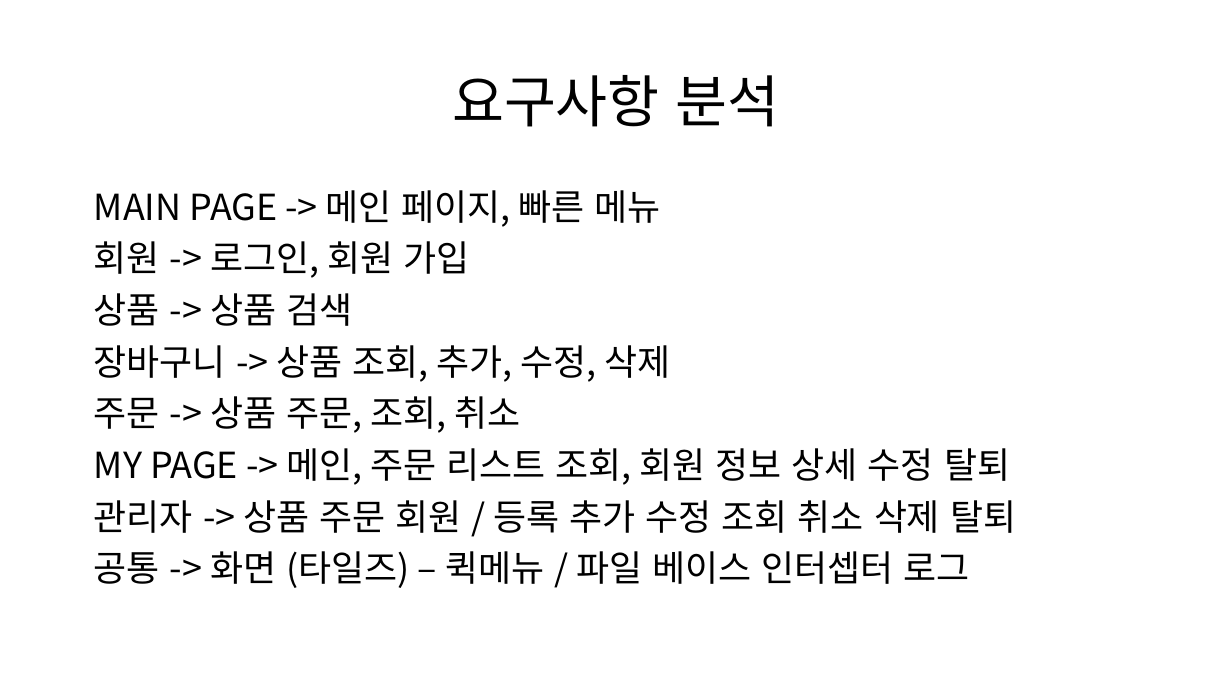
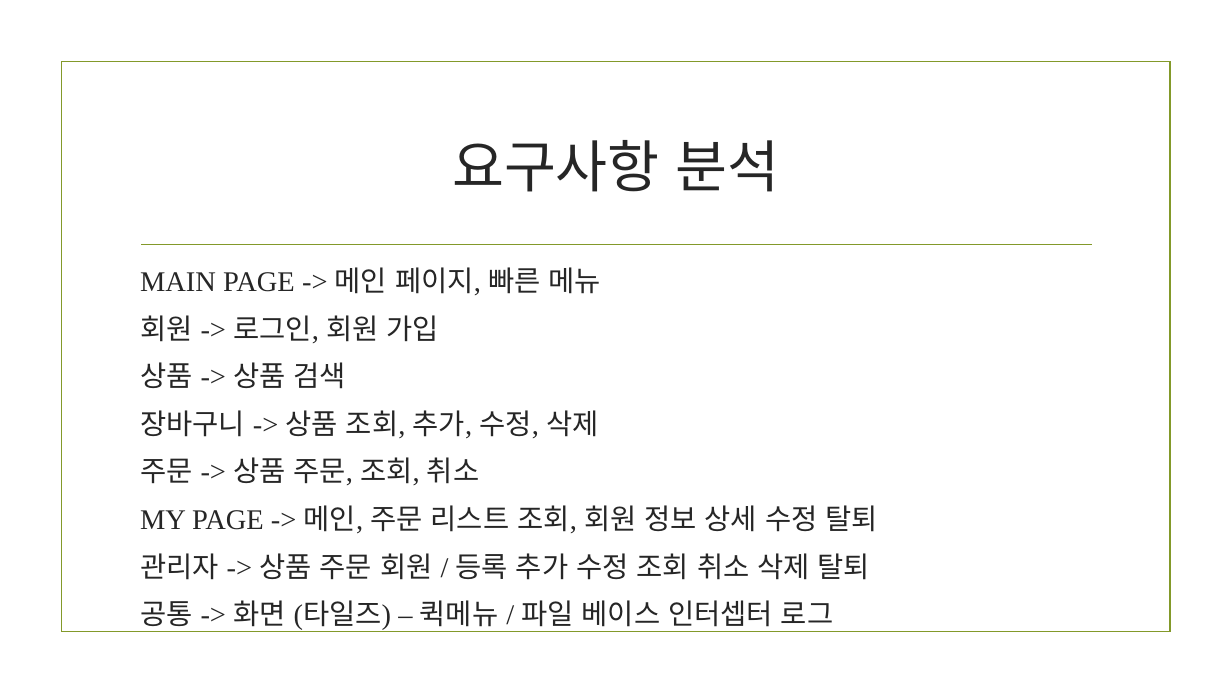
Before and after one commit to himediaai/YoungGuk, a slide deck: slide 2 of BOOK SHOPPING MALL 기획안.pptx. Drawn at 1232x693 pixels with LibreOffice and Linux fonts; fonts in the diff are those of the drawing; background and template pictures are left out. Boxes give left, top, right and bottom in pixels: in the first picture for what was removed or moved away, otherwise in the second. Text is boxed around its words. In the diff, an @@ line names an element or a change of style, - is before the commit and + after.

```diff
--- a/BOOK SHOPPING MALL 기획안.pptx
+++ b/BOOK SHOPPING MALL 기획안.pptx
@@ rectangle added at (61,62,1170,632), outline #83992A 1.25 pt @@
@@ title "요구사항 분석": place and size @@
-title "요구사항 분석" at (452,75,780,127)
+title "요구사항 분석" at (452,140,780,192)
@@ title "요구사항 분석" at (452,140,780,192): font Noto Sans CJK KR to Times New Roman, text colour #000000 to #262626; line spacing 0.9 to 1 @@
@@ text "MAIN PAGE -> 메인 페이지, ...": place and size @@
-text "MAIN PAGE -> 메인 페이지, ..." at (94,190,1016,588)
+text "MAIN PAGE -> 메인 페이지, ..." at (140,267,877,632)
@@ text "MAIN PAGE -> 메인 페이지, ..." at (140,267,877,632): size 28 to 22.2 pt, font Noto Sans CJK KR to Times New Roman, text colour #000000 to #262626; line spacing 0.9 to 1 @@
@@ line added from (141, 245) to (1092, 245), #83992A 1.25 pt @@
```
Also in this commit, not shown: 3 other slides changed, 1 slide added.
